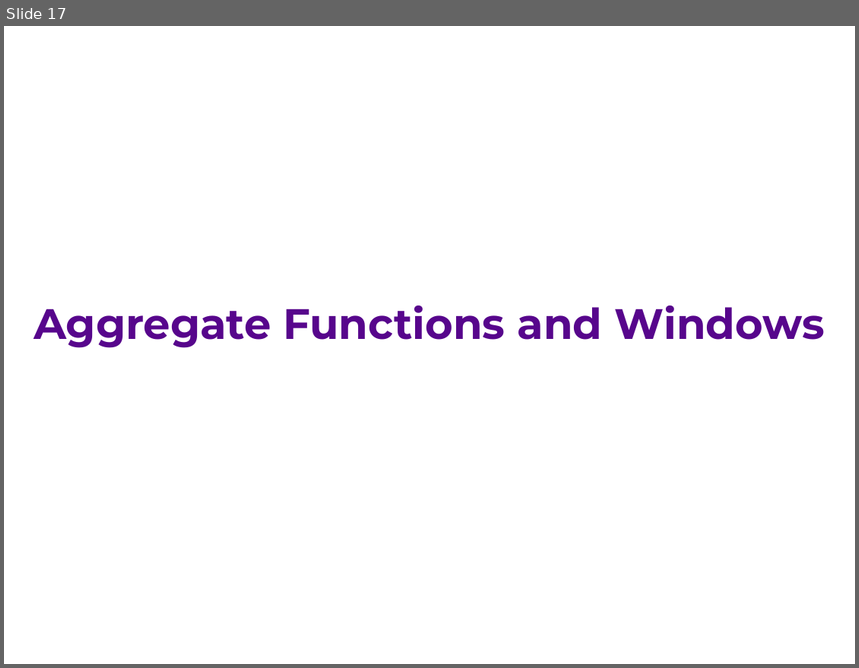
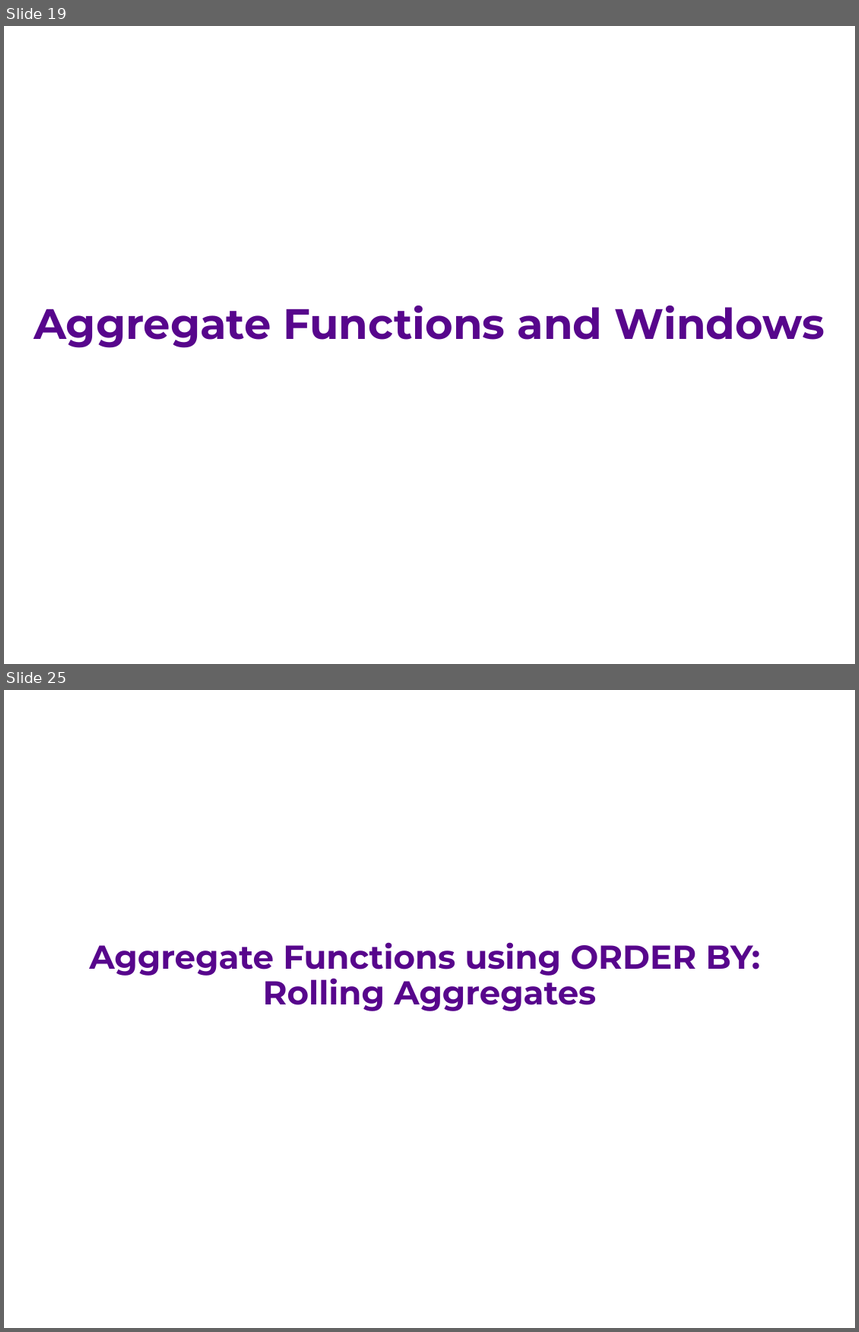
Before and after one commit to ipeirotis/introduction-to-databases, a slide deck: session7/G-Window_queries.pptx. Shown one above the other, each under a label of ours: slide 17 before the commit, slides 19 and 25 after it; the slides between them are not shown. The pictures are 859x668 and 859x1332 pixels, drawn with LibreOffice and Linux fonts; fonts in the diff are those of the drawing. Boxes give left, top, right and bottom in pixels: in the first picture for what was removed or moved away, otherwise in the second. Text is boxed around its words. In the diff, an @@ line names an element or a change of style, - is before the commit and + after.

```diff
--- a/session7/G-Window_queries.pptx
+++ b/session7/G-Window_queries.pptx
@@ slide 25 added at [4, 690, 855, 1328], background #FFFFFF @@
@@ title added at [89, 942, 761, 1011], 28 pt, text #57068C, bold @@
+Aggregate Functions using ORDER BY:
+Rolling Aggregates
@@ what was slide 17 is now slide 19 @@
```
Also in this commit, not shown: 4 slides changed, 10 other slides added.
